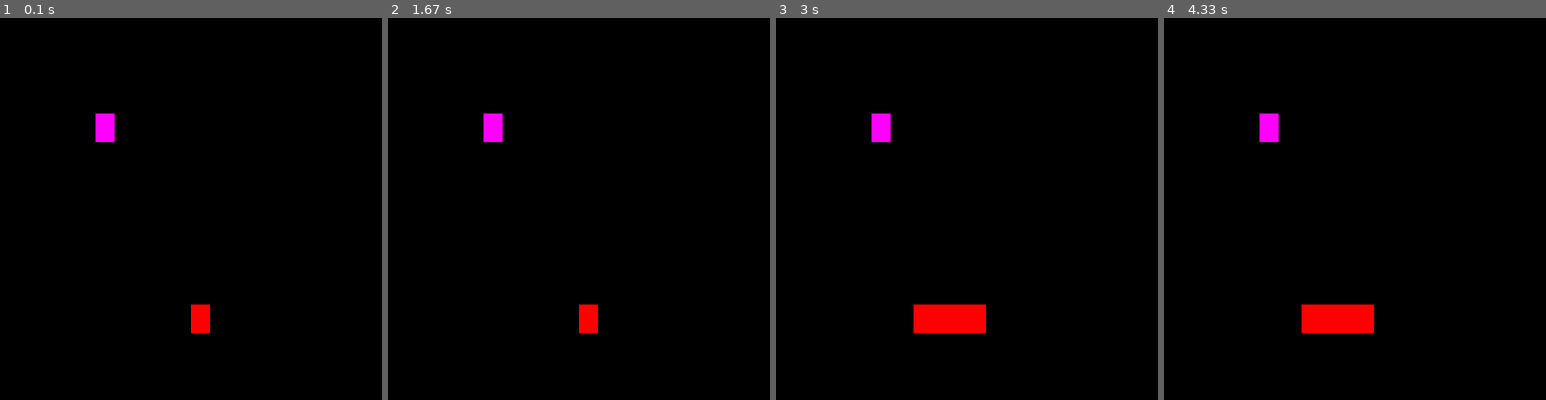
Above: before the commit, frames 1-4 (left to right).
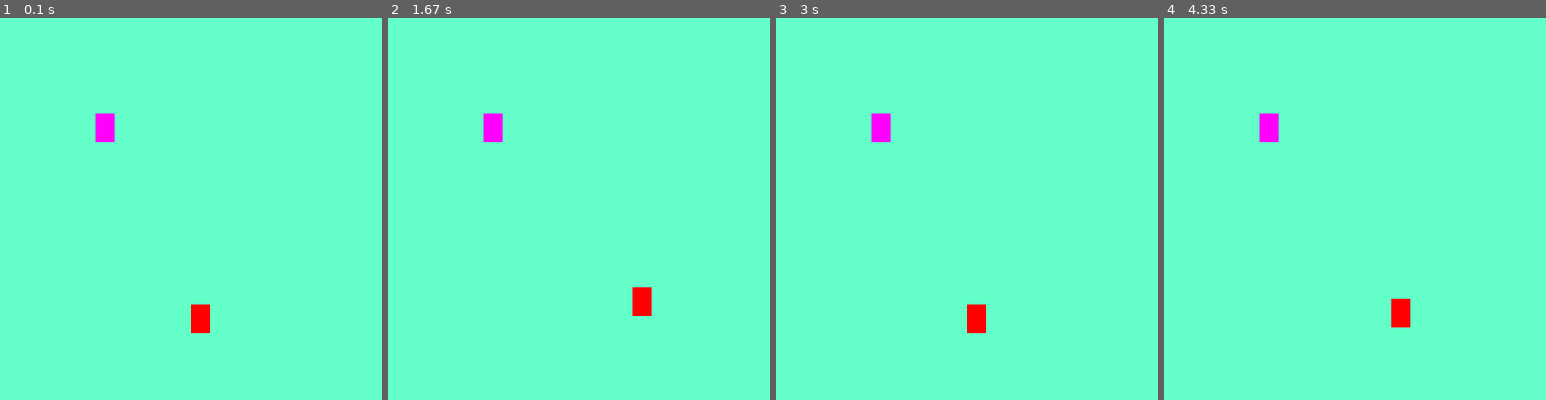
Above: after the commit, the same moments.

Repository: SSSajid777/pygame
Game: pygame game, started from car_game.py
Same seed, same stepped clock (60 frames per second), same inputs: the game is played once before the commit and once after it.
Inputs:
- Up to frame 1 (0.1 s): no input
- Up to frame 2 (1.67 s): hold Right 0.33-0.8 s; hold Up 0.83-1.13 s; hold Right 1.17-1.63 s
- Up to frame 3 (3 s): hold Left 1.67-2.2 s; hold Down 2.23-2.53 s; hold Left 2.57-2.97 s
- Up to frame 4 (4.33 s): hold Up 3-3.37 s; hold Right 3.4-4.03 s; hold Down from 4.07 s (still down)

The runs differ from the first frame. In frame 1, 99% of the frame differs, in the area x 0-100%, y 0-100%; in frame 2, 100%; in frame 3, 99%; in frame 4, 100%.

Commit message:
Update car_game.py

Diff:
--- a/car_game.py
+++ b/car_game.py
@@ -34,11 +34,20 @@
         if event.type==pygame.QUIT:
             running=False
 
+    #Draw some grass
+    screen.fill(GREEN)
+
     #Find all keys that are pressed
     keys=pygame.key.get_pressed()
 
     if keys[pygame.K_LEFT]:
         playerCar1.moveLeft(1)
+    if keys[pygame.K_RIGHT]:
+        playerCar1.moveRight(1)
+    if keys[pygame.K_UP]:
+        playerCar1.moveUp(1)
+    if keys[pygame.K_DOWN]:
+        playerCar1.moveDown(1)
 
     #Draw all our sprites
     all_spirte_list.draw(screen)
